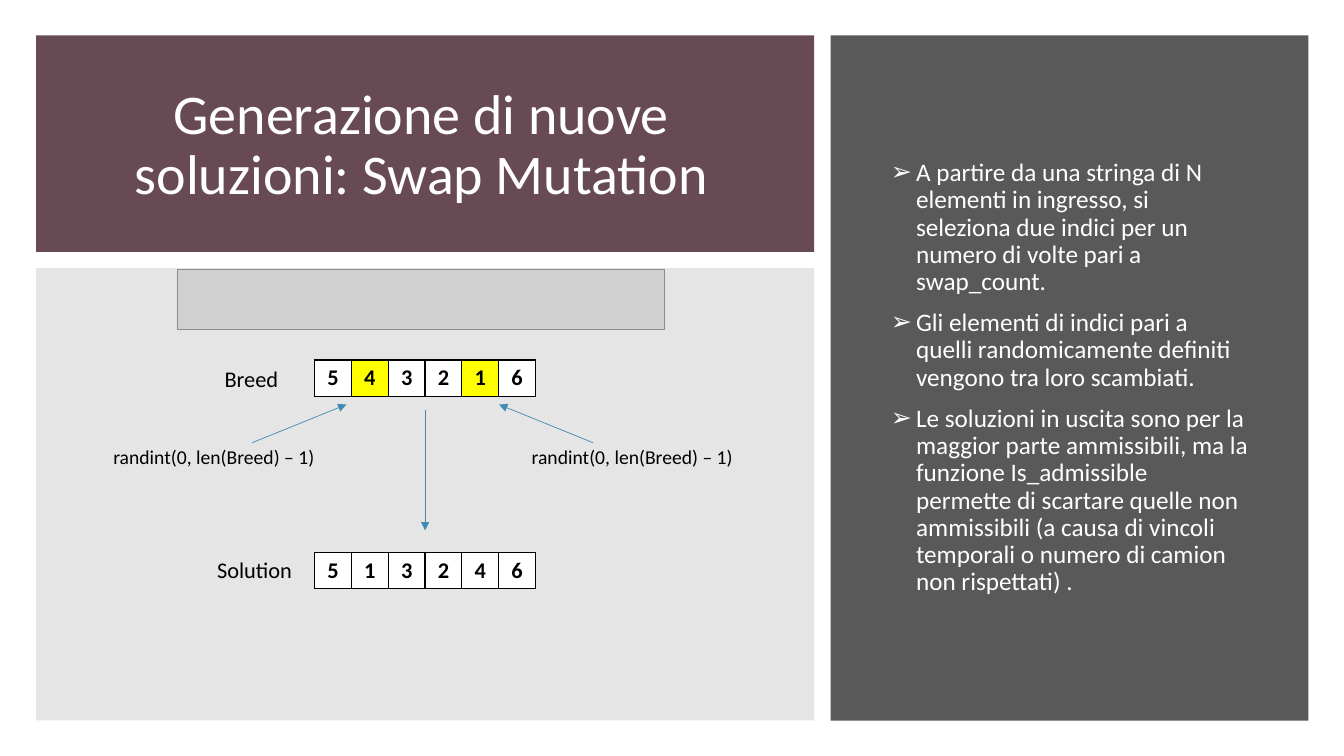
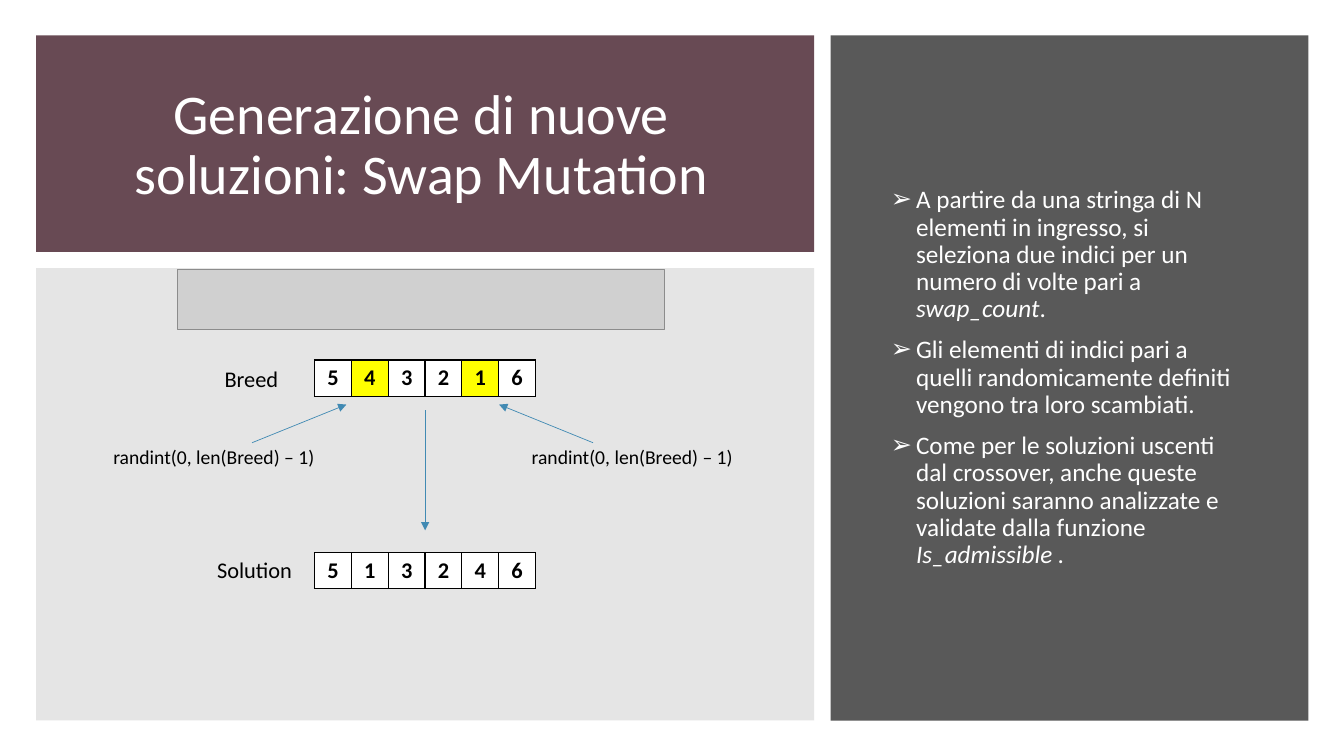
Before and after one commit to gdr-98/Greedy-heuristics-and-genetic-algorithm-for-a-CVRPTW-problem-resolution-, a slide deck: slide 21 of Power_point_nik.pptx (slide 24 before the commit). Drawn at 1344x756 pixels with LibreOffice and Linux fonts; fonts in the diff are those of the drawing; grey boxes stand for pictures. Boxes give left, top, right and bottom in pixels: in the first picture for what was removed or moved away, otherwise in the second. Text is boxed around its words. In the diff, an @@ line names an element or a change of style, - is before the commit and + after.

```diff
--- a/Power_point_nik.pptx
+++ b/Power_point_nik.pptx
@@ text at [916,190,1202,321]: italic on in "swap_count." @@
@@ text at [916,436,1219,567]: text changed @@
-➢ Le soluzioni in uscita sono per la maggior parte ammissibili, ma la funzione Is_admissible permette di scartare quelle non ammissibili (a causa di vincoli temporali o numero di camion non rispettati) .
+➢ Come per le soluzioni uscenti dal crossover, anche queste soluzioni saranno analizzate e validate dalla funzione Is_admissible .
```
Also in this commit, not shown: 14 other slides changed, 7 slides added, 3 slides removed.
